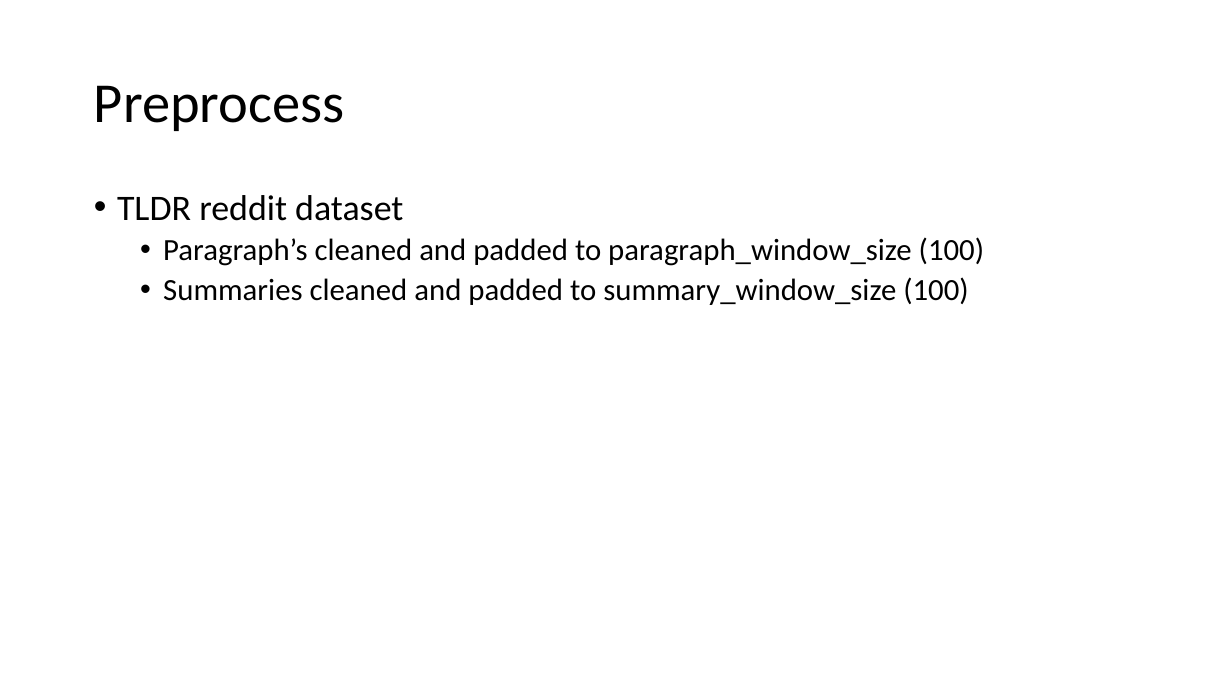
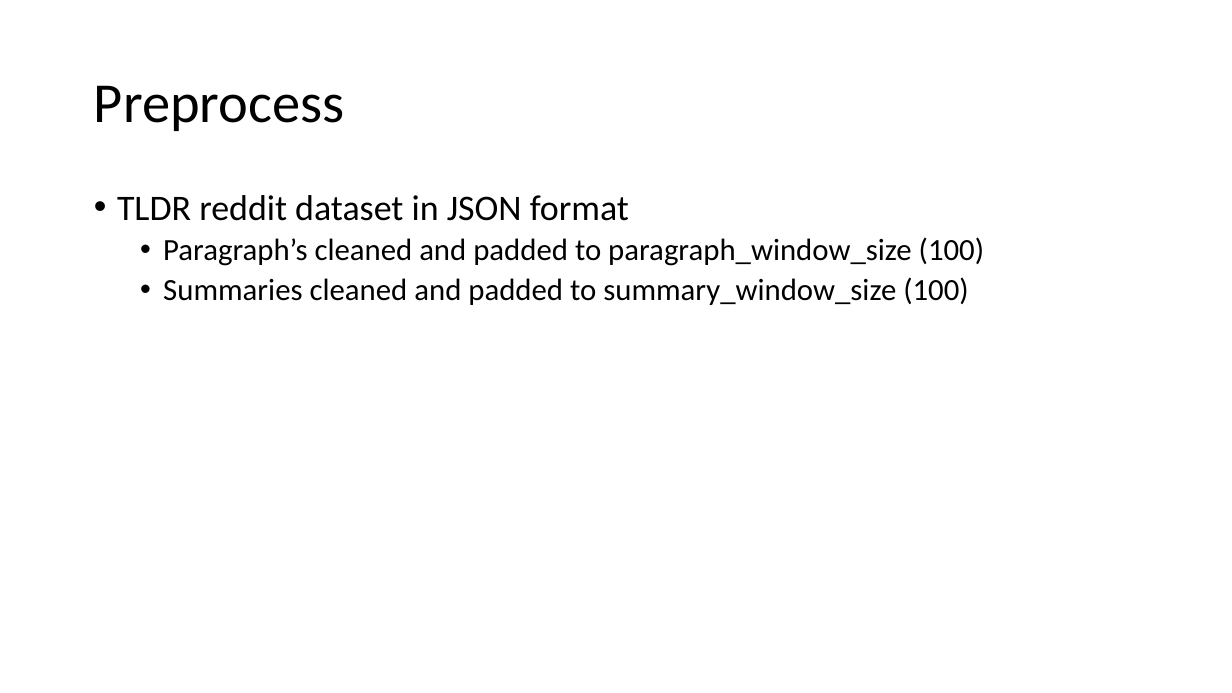
Before and after one commit to HomuraNagato/nerdy_nets, a slide deck: slide 3 of presentation/Nerdy Nets – GPT2.pptx. Drawn at 1232x693 pixels with LibreOffice and Linux fonts; fonts in the diff are those of the drawing. Boxes give left, top, right and bottom in pixels: in the first picture for what was removed or moved away, otherwise in the second. Text is boxed around its words. In the diff, an @@ line names an element or a change of style, - is before the commit and + after.

```diff
--- a/presentation/Nerdy Nets – GPT2.pptx
+++ b/presentation/Nerdy Nets – GPT2.pptx
@@ text at [117,195,629,221]: text changed @@
-• TLDR reddit dataset
+• TLDR reddit dataset in JSON format
```
Also in this commit, not shown: 3 slides added, 1 slide removed.
